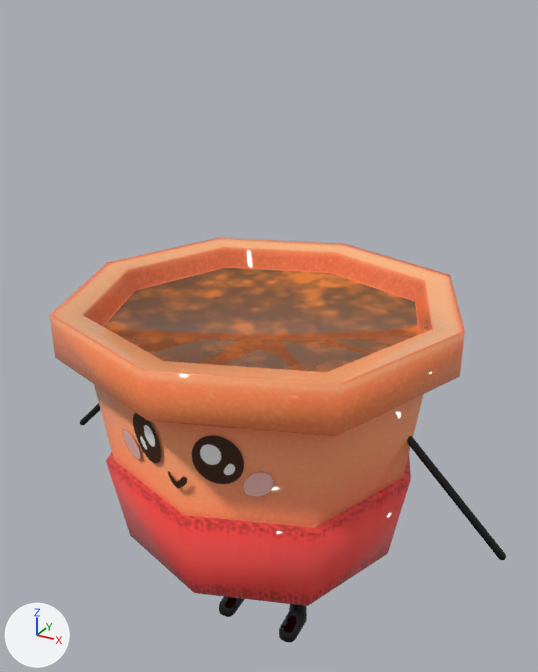
Two versions of the FBX model Assets/_Assets/Maceta/Maceta.fbx, one commit apart.
Rendered twice from a 50 mm camera at (0.7, -1.251, 1.386) aimed at (0.023, -0.021, 0.771). Arrows for +X, +Y and +Z are at lower left; the lights stay in place. Where no turn or scale is listed for an object, it has been applied to the vertices.

Names of what the first picture shows: 'Maceta', 'Maceta_Arms', 'Maceta_Face'.
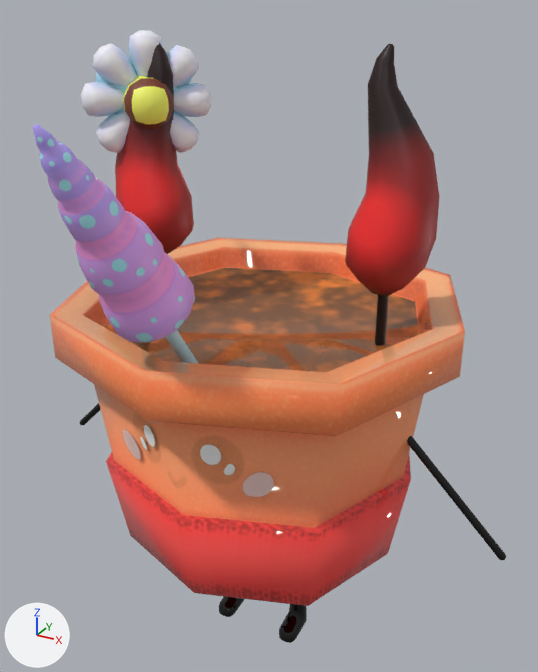
The newer file is also turned or shifted as a whole; pictures and numbers use the older file's frame.

Where the change shows, as pixel boxes [x1, y1, x2, y2] in the pictures (538 x 672 px):
'Demons_Horns', added (red): after [115, 43, 439, 345]
'Unicorn_Horn', added: after [33, 124, 199, 364]
'Flower_Stick', added: after [81, 30, 212, 153]
'Maceta_Face', surface changed: [122, 413, 274, 497] in both
'Bee_Sting', added: after [95, 72, 192, 129]

Diff of the bpy script that builds the scene:
```diff
--- a/Assets/_Assets/Maceta/Maceta.fbx.py
+++ b/Assets/_Assets/Maceta/Maceta.fbx.py
@@ img_maceta_face_base_color_png @@
-img_maceta_face_base_color_png = load_image('maceta_face_base_color.png', 'maceta_face_base_color.png', 2048, 2048, 'sRGB')
+img_maceta_face_base_color_png = load_image('maceta_face_base_color.png', 'maceta_face_base_color.png', 2048, 2048, 'Non-Color')
@@ mat_maceta_face @@
 n3 = _N.new('ShaderNodeTexImage'); n3.name = 'Image Texture.001'
-n3.image = img_maceta_face_opacity_png
+n3.image = img_maceta_face_base_color_png
 _L.new(n2.outputs[0], n0.inputs[0])  # 'Color' to 'Base Color'
@@ ob_flower_stick @@
+ob_flower_stick = bpy.data.objects.new('Flower_Stick', me_flower_stick)  # 779 vertices, 730 faces; spans x -0.106..0.107, y -0.1..0.101, z -0.521..0.195; in mat_flower_stick (picture img_flower_stick_base_color_png)
+ob_flower_stick.location = (-0.264, -0.004, 1.152)
@@ ob_demons_horns @@
+ob_demons_horns = bpy.data.objects.new('Demons_Horns', me_demons_horns_001)  # 272 vertices, 236 faces; spans x -0.341..0.341, y -0.077..0.078, z -0.367..0.281; in mat_demon_horn (picture img_demon_horn_base_color_png)
+ob_demons_horns.location = (0.0, 0.0, 1.053)
@@ ob_bee_sting @@
+ob_bee_sting = bpy.data.objects.new('Bee_Sting', me_bee_sting)  # 297 vertices, 274 faces; spans x -0.398..-0.191, y -0.079..0.125, z -0.35..0.248; in mat_demon_horn (picture img_demon_horn_base_color_png), mat_bee_stick (picture img_bee_stick_base_color_png)
+ob_bee_sting.location = (0.0, 0.0, 1.053)
@@ ob_unicorn_horn @@
+ob_unicorn_horn = bpy.data.objects.new('Unicorn_Horn', me_unicorn_horn)  # 402 vertices, 400 faces; spans x -0.073..0.073, y -0.124..0.294, z -0.434..0.181; in mat_unicorn_horn (picture img_unicorn_horn_base_color_png)
+ob_unicorn_horn.location = (-0.002, -0.445, 1.075)
```
